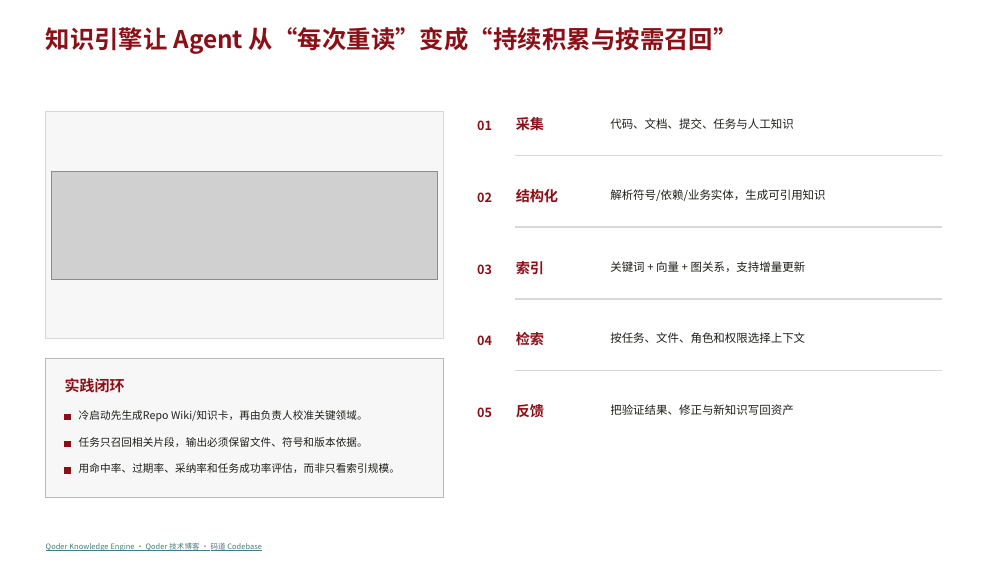
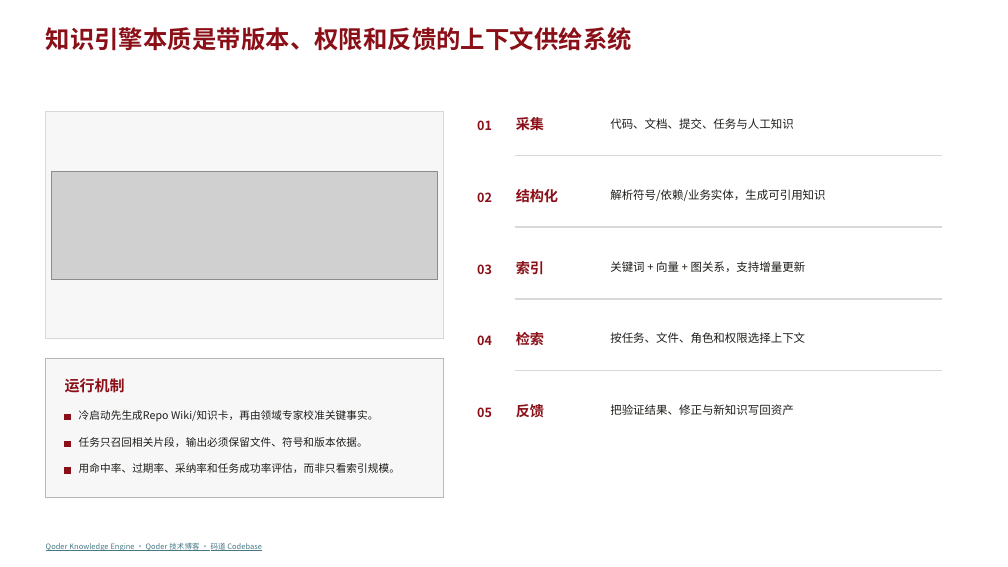
Before and after one commit to peter-liu1997/ai-solution-reports, a slide deck: slide 6 of AI-Coding-工具能力赋能-16页华为企业方案风格版.pptx. Drawn at 1008x567 pixels with LibreOffice and Linux fonts; fonts in the diff are those of the drawing; grey boxes stand for pictures. Boxes give left, top, right and bottom in pixels: in the first picture for what was removed or moved away, otherwise in the second. Text is boxed around its words. In the diff, an @@ line names an element or a change of style, - is before the commit and + after.

```diff
--- a/AI-Coding-工具能力赋能-16页华为企业方案风格版.pptx
+++ b/AI-Coding-工具能力赋能-16页华为企业方案风格版.pptx
@@ text at <box>46,27,633,51</box>: text changed @@
-知识引擎让 Agent 从“每次重读”变成“持续积累与按需召回”
+知识引擎本质是带版本、权限和反馈的上下文供给系统
@@ text at <box>65,378,125,393</box>: text changed @@
-实践闭环
+运行机制
@@ text at <box>79,410,378,422</box>: text changed @@
-冷启动先生成Repo Wiki/知识卡，再由负责人校准关键领域。
+冷启动先生成Repo Wiki/知识卡，再由领域专家校准关键事实。
```
Also in this commit, not shown: 9 other slides changed, 2 slides added, 2 slides removed.
